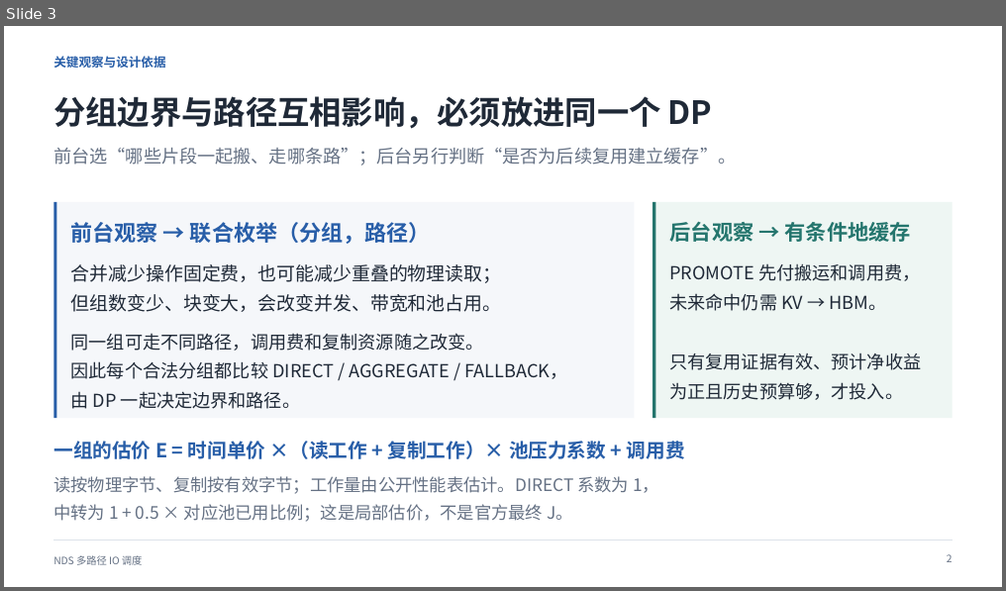
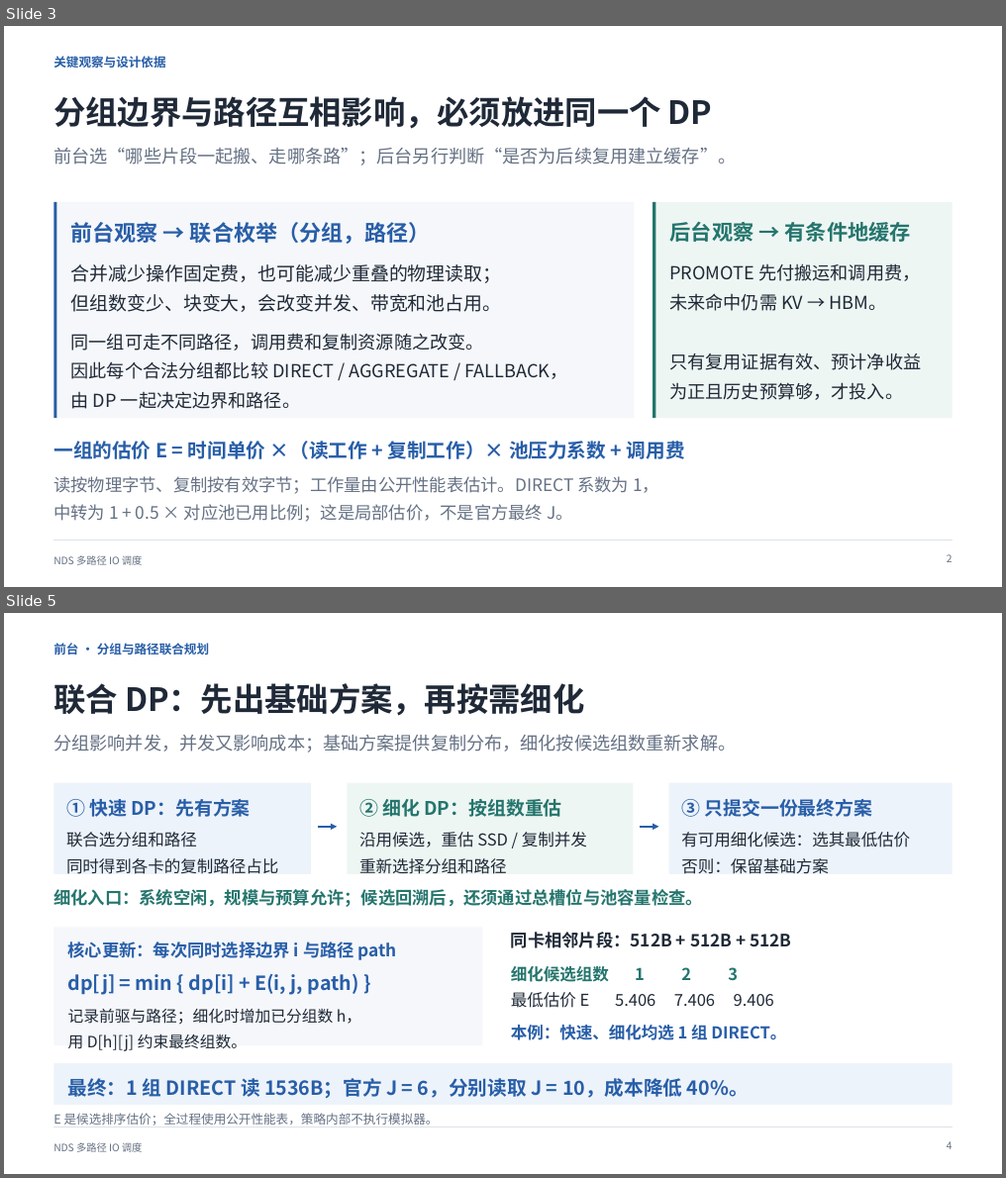
Before and after one commit to dpj135/hackathon, a slide deck: submissions/kaisennhu/07_答辩PPT/答辩介绍.pptx. Shown one above the other, each under a label of ours: slide 3 before the commit, slides 3 and 5 after it; the slides between them are not shown. The pictures are 1006x591 and 1006x1178 pixels, drawn with LibreOffice and Linux fonts; fonts in the diff are those of the drawing. Boxes give left, top, right and bottom in pixels: in the first picture for what was removed or moved away, otherwise in the second. Text is boxed around its words. In the diff, an @@ line names an element or a change of style, - is before the commit and + after.

```diff
--- a/submissions/kaisennhu/07_答辩PPT/答辩介绍.pptx
+++ b/submissions/kaisennhu/07_答辩PPT/答辩介绍.pptx
@@ slide 5 added at box(4, 613, 1002, 1174), background #FFFFFF @@
@@ text added at box(54, 643, 209, 655), 12 pt, text #285EA8, bold @@
+前台 · 分组与路径联合规划
@@ text added at box(54, 683, 584, 716), 30.8 pt, text #1F2937, bold @@
+联合 DP：先出基础方案，再按需细化
@@ text added at box(54, 735, 736, 753), 17.2 pt, text #657184 @@
+分组影响并发，并发又影响成本；基础方案提供复制分布，细化按候选组数重新求解。
@@ rectangle added at box(54, 783, 312, 874), fill #EDF3FA @@
@@ text added at box(66, 799, 251, 817), 18 pt, text #285EA8, bold @@
+① 快速 DP：先有方案
@@ text added at box(66, 832, 279, 874), 15.8 pt, text #1F2937 @@
+联合选分组和路径
+同时得到各卡的复制路径占比
@@ group added at box(318, 783, 633, 874): 2 texts, 1 arrow, 1 rectangle @@
+② 细化 DP：按组数重估
+沿用候选，重估 SSD / 复制并发
+重新选择分组和路径
@@ group added at box(54, 783, 952, 907): 3 texts, 1 arrow, 1 rectangle @@
+③ 只提交一份最终方案
+有可用细化候选：选其最低估价
+否则：保留基础方案
+细化入口：系统空闲，规模与预算允许；候选回溯后，还须通过总槽位与池容量检查。
@@ group added at box(54, 928, 791, 1052): 7 texts, 1 rectangle @@
+核心更新：每次同时选择边界 i 与路径 path
+dp[j] = min { dp[i] + E(i, j, path) }
+记录前驱与路径；细化时增加已分组数 h，
+用 D[h][j] 约束最终组数。
+同卡相邻片段：512B + 512B + 512B
+细化候选组数 1 2 3
+最低估价 E 5.406 7.406 9.406
+本例：快速、细化均选 1 组 DIRECT。
@@ rectangle added at box(54, 1063, 952, 1105), fill #EDF3FA @@
@@ text added at box(68, 1078, 748, 1099), 18.8 pt, text #285EA8, bold @@
+最终：1 组 DIRECT 读 1536B；官方 J = 6，分别读取 J = 10，成本降低 40%。
@@ text added at box(54, 1113, 439, 1126), 12 pt, text #657184 @@
+E 是候选排序估价；全过程使用公开性能表，策略内部不执行模拟器。
@@ text added at box(54, 1143, 142, 1153), 9.8 pt, text #657184 @@
+NDS 多路径 IO 调度
@@ line added from (54, 1128) to (952, 1128), #DCE2E9 1 pt @@
@@ text added at box(946, 1142, 952, 1150), 9.8 pt, text #657184 @@
+4
```
Also in this commit, not shown: 5 slides changed, 1 other slide added, 2 slides removed, 3 other files.
